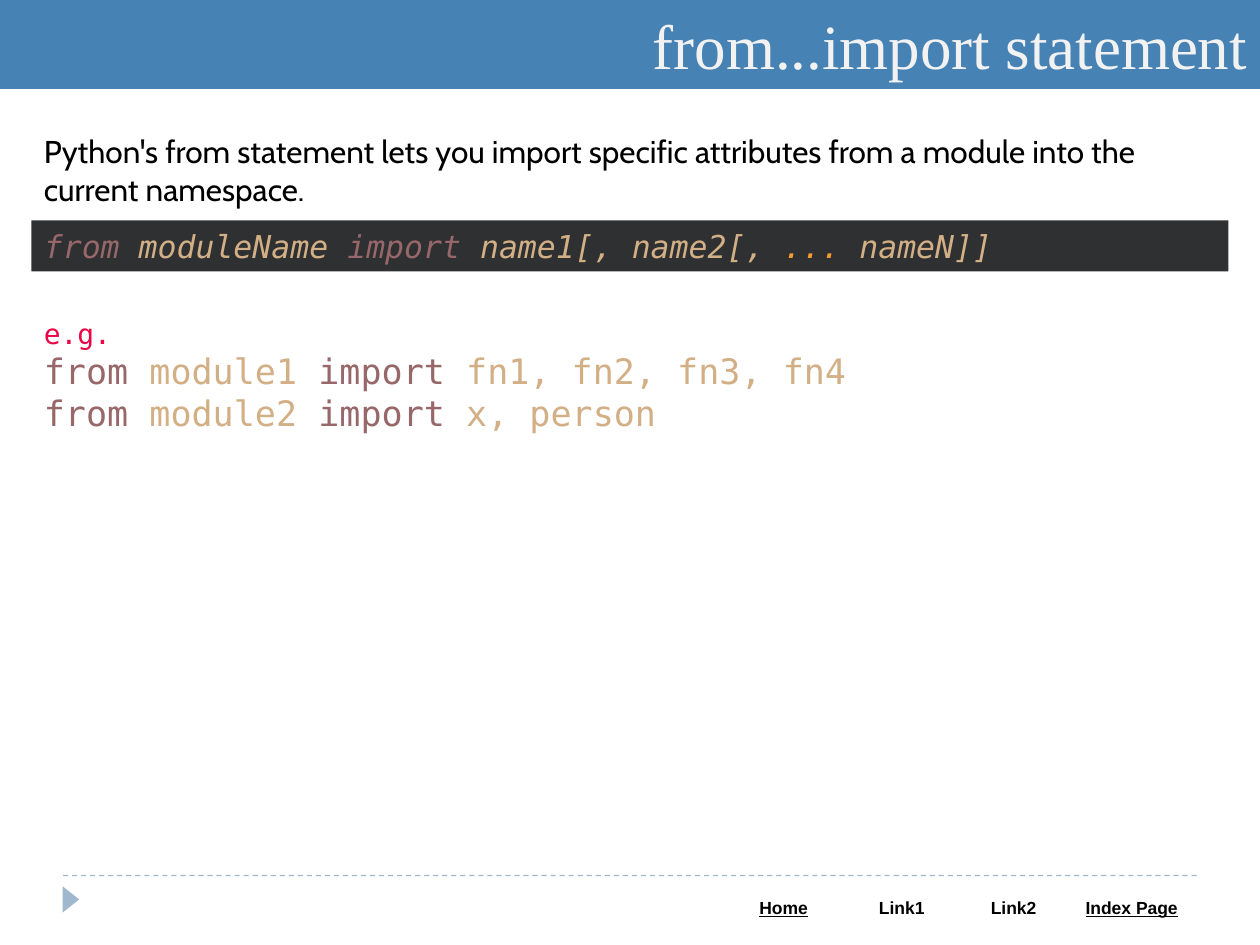
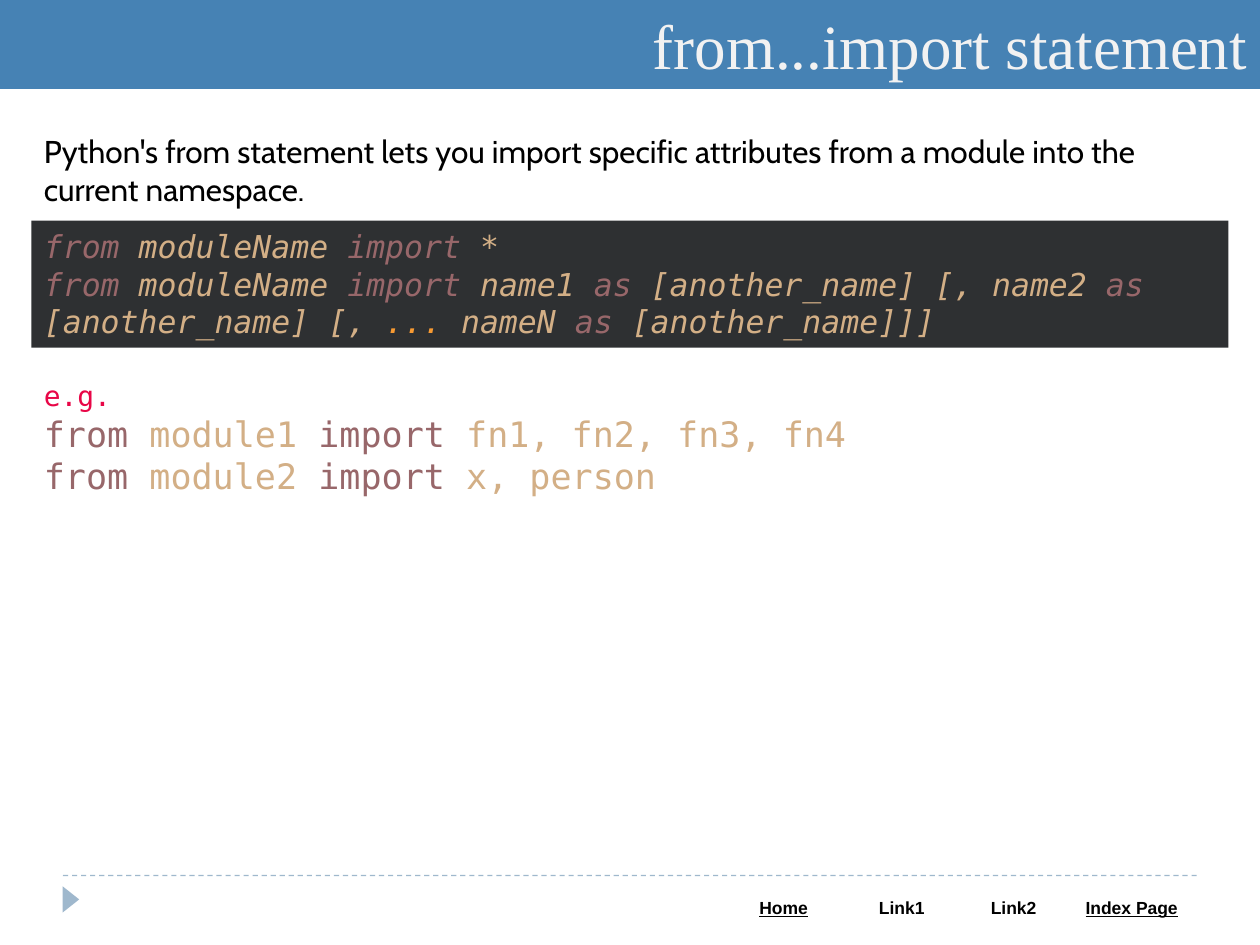
Before and after one commit to Saleel-Bagde-drive/Python-and-Web-PPTs, a slide deck: slide 66 of Python.pptx (slide 60 before the commit). Drawn at 1260x945 pixels with LibreOffice and Linux fonts; fonts in the diff are those of the drawing. Boxes give left, top, right and bottom in pixels: in the first picture for what was removed or moved away, otherwise in the second. Text is boxed around its words. In the diff, an @@ line names an element or a change of style, - is before the commit and + after.

```diff
--- a/Python.pptx
+++ b/Python.pptx
@@ rectangle "from moduleName import *": place and size @@
-rectangle "from moduleName import *" at (32,220,1228,271)
+rectangle "from moduleName import *" at (32,220,1228,348)
@@ text in rectangle at (44,234,1144,341): text changed @@
-from moduleName import name1[, name2[, ... nameN]]
+from moduleName import *
+from moduleName import name1 as [another_name] [, name2 as [another_name] [, ... nameN as [another_name]]]
@@ text "e.g.": place and size @@
-text "e.g." at (44,328,846,434)
+text "e.g." at (44,390,846,497)
```
Also in this commit, not shown: 14 other slides changed, 10 slides added, 2 slides removed, 1 other file.
